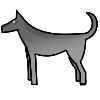
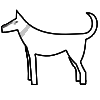
Layered file, before and after one edit (100×100). Changes by layer:
added layer "Layer 13" above "Layer 9" over [19, 25, 31, 37]
hid "Layer 9" over [2, 12, 98, 86]
hid "Layer 8" over [2, 12, 97, 86]
